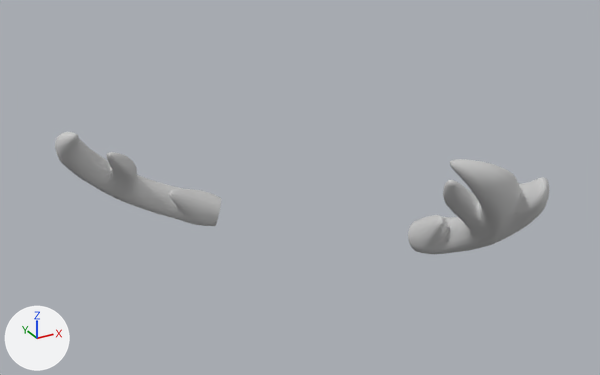
Two versions of the FBX model Assets/art_assets/Ani/Role/cornu cervi/cornu cervi.FBX, one commit apart.
The view is the same before and after, from a 50 mm lens placed at (-0.1129, -0.15, 0.2173), pointed at (-0.0311, -0.0013, 0.1429). The lights are fixed; the arrows at lower left show +X, +Y and +Z.

In view in the first picture: 'cornu cervi_L', 'cornu cervi_R'.
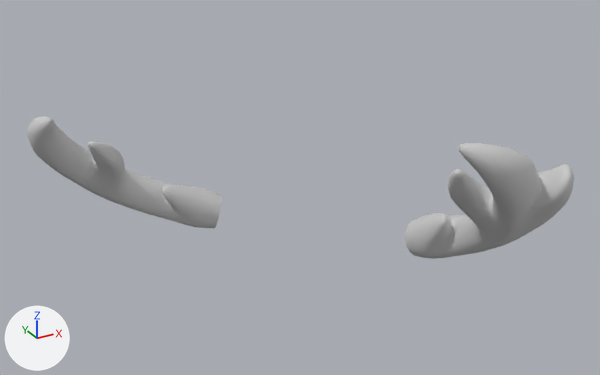
Changed parts and their boxes (x1, y1, x2, y2) in the pictures (600 x 375 px):
'cornu cervi_L', moved, turned, rescaled
    before: (408, 159, 549, 254)
    after: (405, 143, 574, 259)
'cornu cervi_R', moved, rescaled (17% wider, 19% taller)
    before: (55, 132, 221, 226)
    after: (27, 116, 222, 228)

Diff of the bpy script that builds the scene:
```diff
--- a/Assets/art_assets/Ani/Role/cornu cervi/cornu cervi.FBX.py
+++ b/Assets/art_assets/Ani/Role/cornu cervi/cornu cervi.FBX.py
@@ ob_cornu_cervi_l @@
 ob_cornu_cervi_l = bpy.data.objects.new('cornu cervi_L', me_mesh)
-ob_cornu_cervi_l.location = (-0.0051, -0.0279, 0.1386)
-ob_cornu_cervi_l.rotation_euler = (0.793, 0.0642, -0.849)  # degrees (45, 3.7, -49)
-ob_cornu_cervi_l.scale = (0.0254, 0.0254, 0.0254)
+ob_cornu_cervi_l.location = (-0.0056, -0.0311, 0.1405)
+ob_cornu_cervi_l.rotation_euler = (0.789, 0.0509, -0.819)  # degrees (45, 2.9, -47)
+ob_cornu_cervi_l.scale = (0.0291, 0.0292, 0.0292)
@@ ob_cornu_cervi_r @@
 ob_cornu_cervi_r = bpy.data.objects.new('cornu cervi_R', me_mesh_001)
-ob_cornu_cervi_r.location = (-0.0584, 0.0372, 0.1329)
+ob_cornu_cervi_r.location = (-0.0617, 0.0369, 0.1346)
 ob_cornu_cervi_r.rotation_euler = (0.821, -0.167, -0.886)  # degrees (47, -9.6, -51)
-ob_cornu_cervi_r.scale = (0.0254, 0.0254, 0.0254)
+ob_cornu_cervi_r.scale = (0.0289, 0.0293, 0.0293)
```
